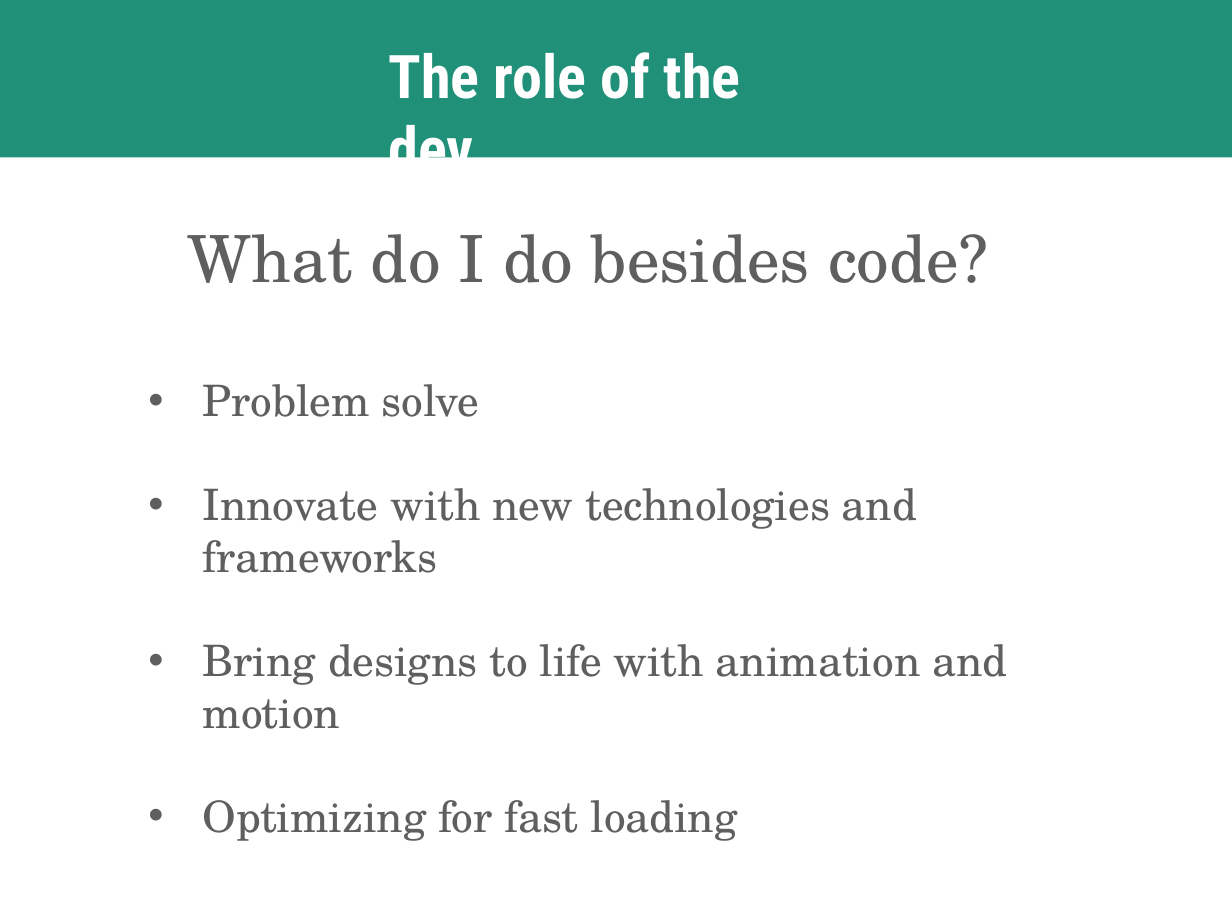
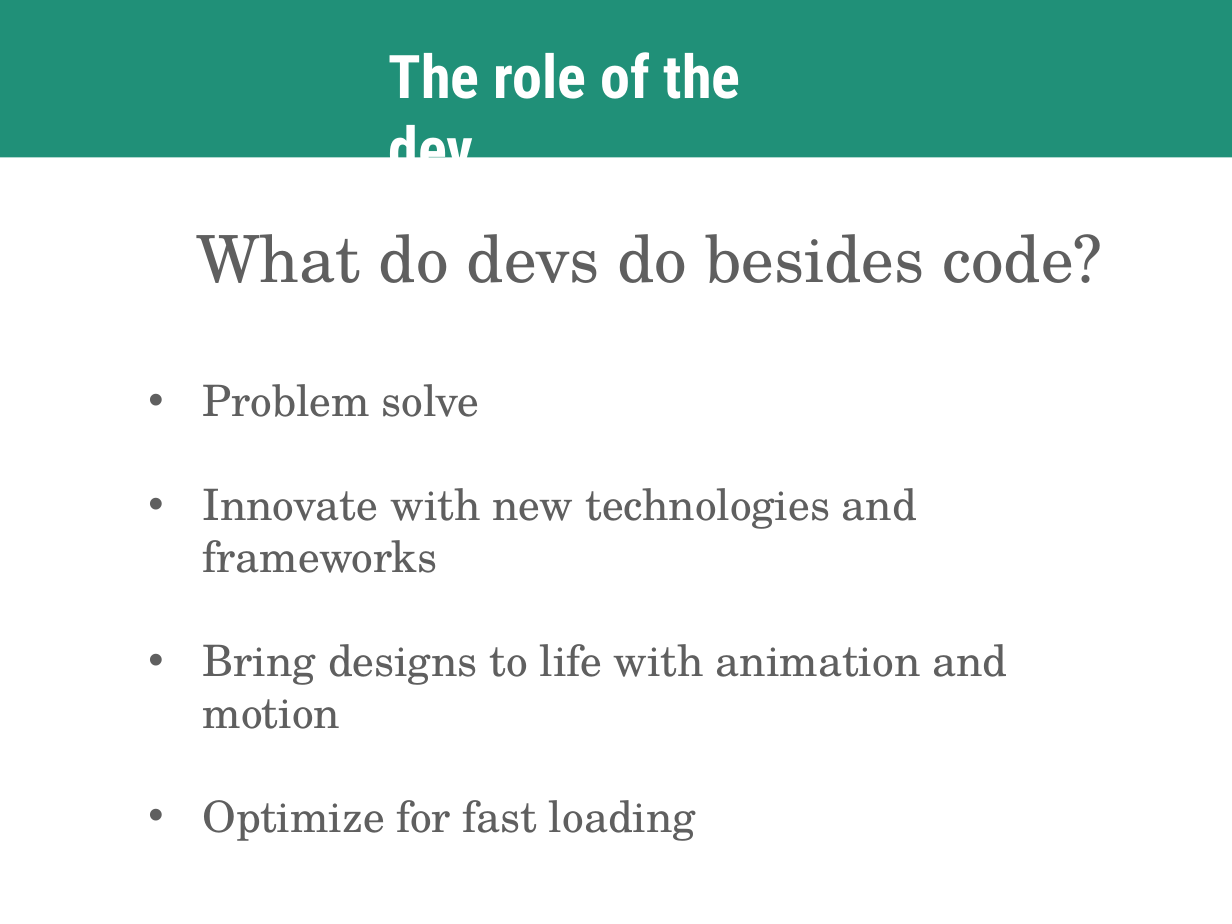
Before and after one commit to kweeket/dev-101, a slide deck: slide 55 of slides/week-1.pptx. Drawn at 1232x924 pixels with LibreOffice and Linux fonts; fonts in the diff are those of the drawing. Boxes give left, top, right and bottom in pixels: in the first picture for what was removed or moved away, otherwise in the second. Text is boxed around its words. In the diff, an @@ line names an element or a change of style, - is before the commit and + after.

```diff
--- a/slides/week-1.pptx
+++ b/slides/week-1.pptx
@@ text at [196,234,1103,283]: text changed @@
-What do I do besides code?
+What do devs do besides code?
@@ text at [203,800,696,841]: text changed @@
-• Optimizing for fast loading
+• Optimize for fast loading
```
Also in this commit, not shown: 15 other slides changed, 1 other file.
